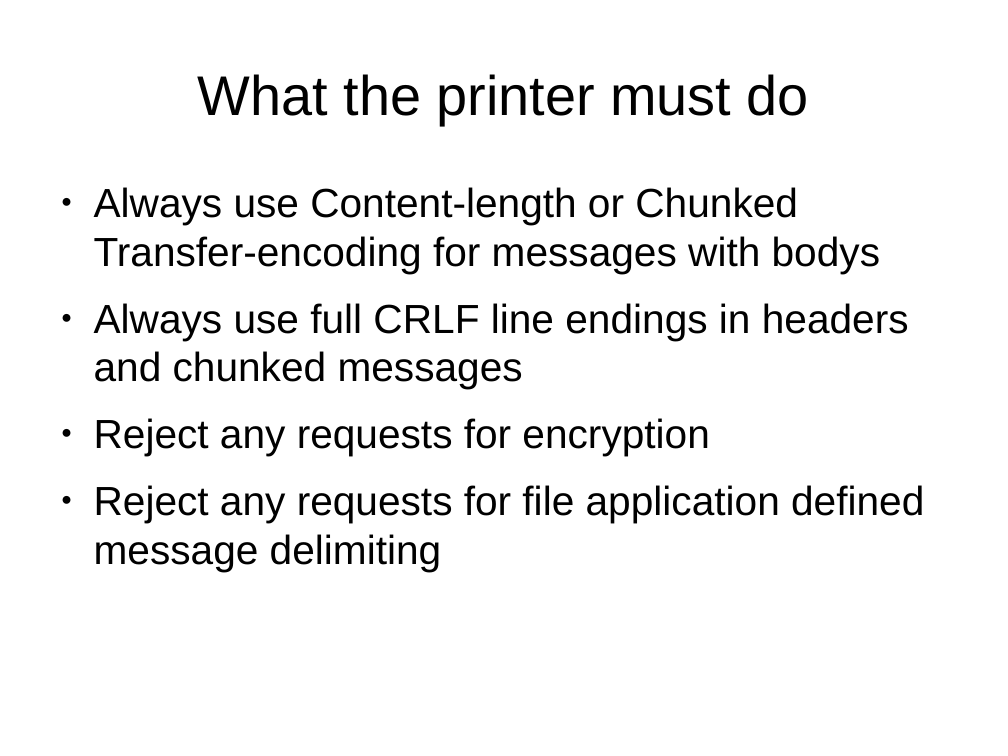
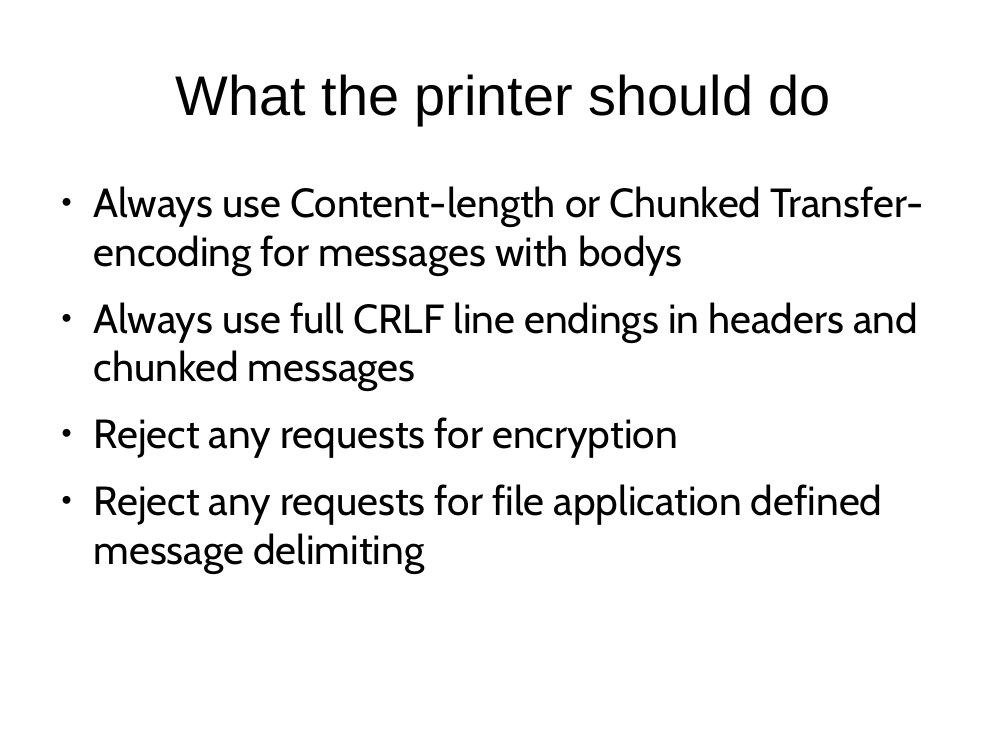
Before and after one commit to tillkamppeter/ippusbxd, a slide deck: slide 8 of doc/ippusbxd_presentation.odp. Drawn at 1008x756 pixels with LibreOffice and Linux fonts; fonts in the diff are those of the drawing. Boxes give left, top, right and bottom in pixels: in the first picture for what was removed or moved away, otherwise in the second. Text is boxed around its words. In the diff, an @@ line names an element or a change of style, - is before the commit and + after.

```diff
--- a/doc/ippusbxd_presentation.odp
+++ b/doc/ippusbxd_presentation.odp
@@ title at (176,74,831,125): text changed @@
-What the printer must do
+What the printer should do
@@ text "Always use Content-length or Chunked ..." at (94,186,924,573): font Arial to Cabin @@
```
Also in this commit, not shown: 6 other slides changed.
